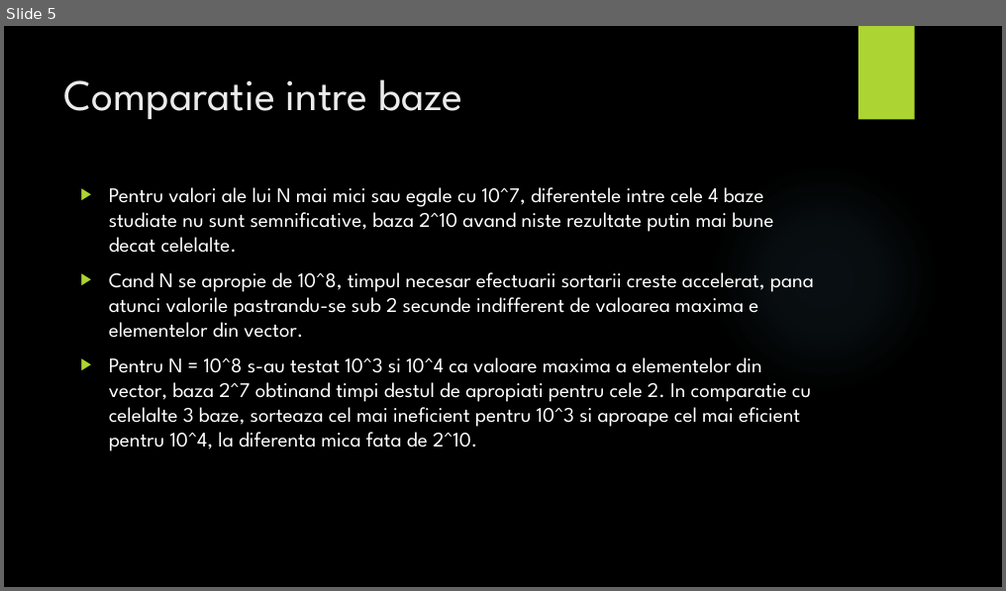
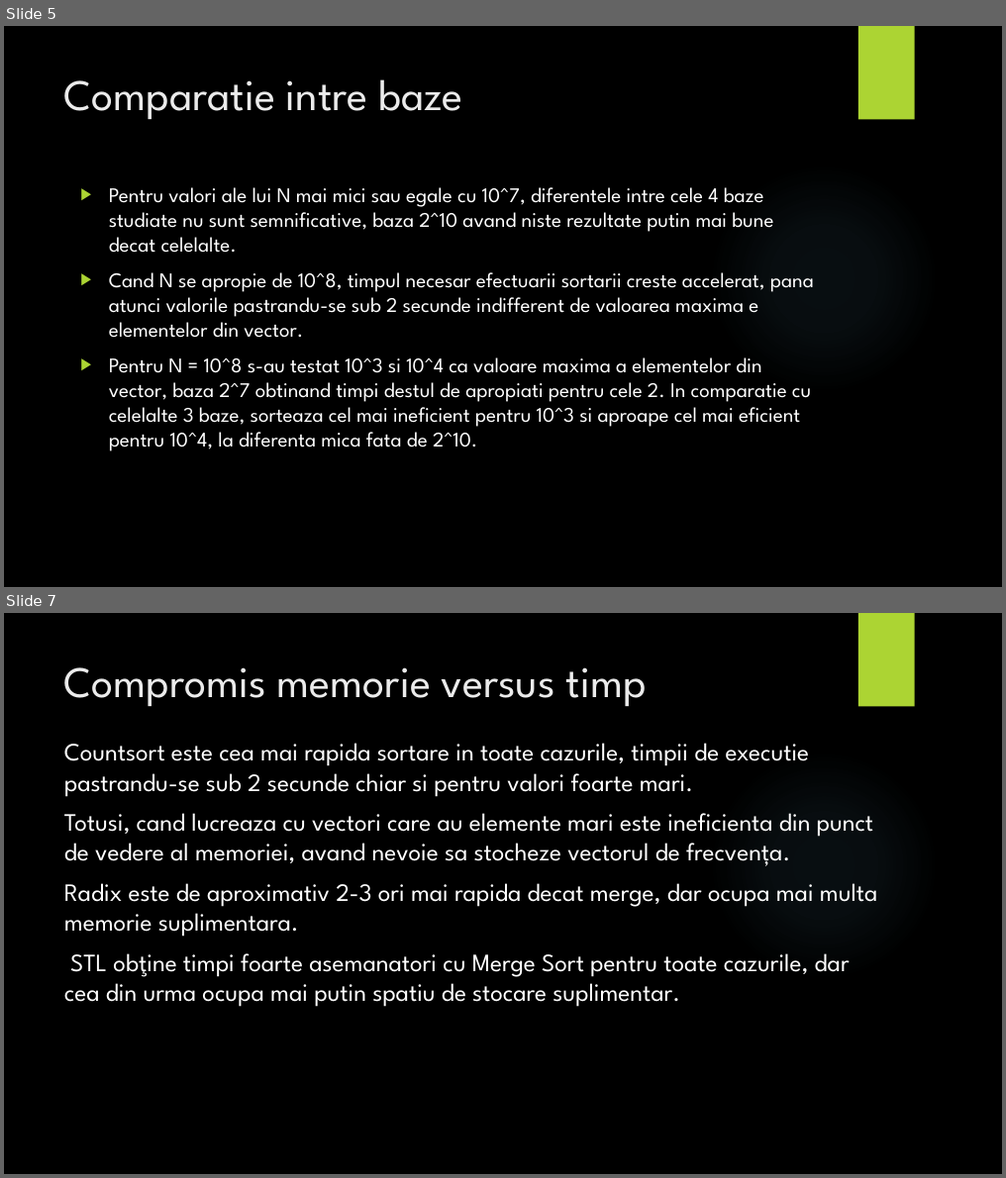
Before and after one commit to adelp13/Sorting-Algorithms, a slide deck: proiect1SD/Prezentare.pptx. Shown one above the other, each under a label of ours: slide 5 before the commit, slides 5 and 7 after it; the slides between them are not shown. The pictures are 1006x591 and 1006x1178 pixels, drawn with LibreOffice and Linux fonts; fonts in the diff are those of the drawing; background and template pictures are left out. Boxes give left, top, right and bottom in pixels: in the first picture for what was removed or moved away, otherwise in the second. Text is boxed around its words. In the diff, an @@ line names an element or a change of style, - is before the commit and + after.

```diff
--- a/proiect1SD/Prezentare.pptx
+++ b/proiect1SD/Prezentare.pptx
@@ slide 7 added at <box>4,613,1002,1174</box>, background picture (left out); not listed: 2 template elements that a slide beside it also shows @@
@@ title added at <box>64,667,647,706</box>, 42 pt, text #EBEBEB @@
+Compromis memorie versus timp
@@ text added at <box>64,743,878,1007</box>, 24 pt, text #FFFFFF @@
+Countsort este cea mai rapida sortare in toate cazurile, timpii de executie pastrandu-se sub 2 secunde chiar si pentru valori foarte mari.
+Totusi, cand lucreaza cu vectori care au elemente mari este ineficienta din punct de vedere al memoriei, avand nevoie sa stocheze vectorul de frecvența.
+Radix este de aproximativ 2-3 ori mai rapida decat merge, dar ocupa mai multa memorie suplimentara.
+STL obţine timpi foarte asemanatori cu Merge Sort pentru toate cazurile, dar cea din urma ocupa mai putin spatiu de stocare suplimentar.
```
Also in this commit, not shown: 3 slides changed, 1 other slide added, 8 other files.
